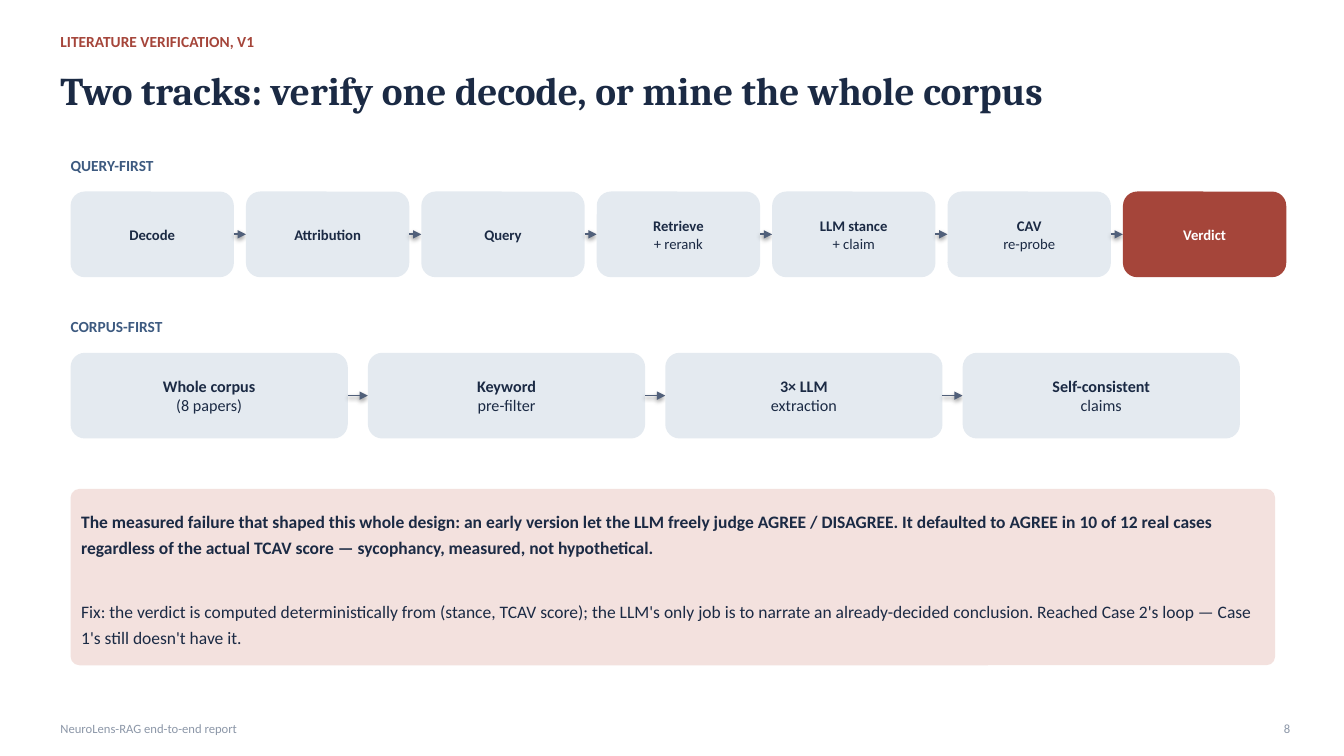
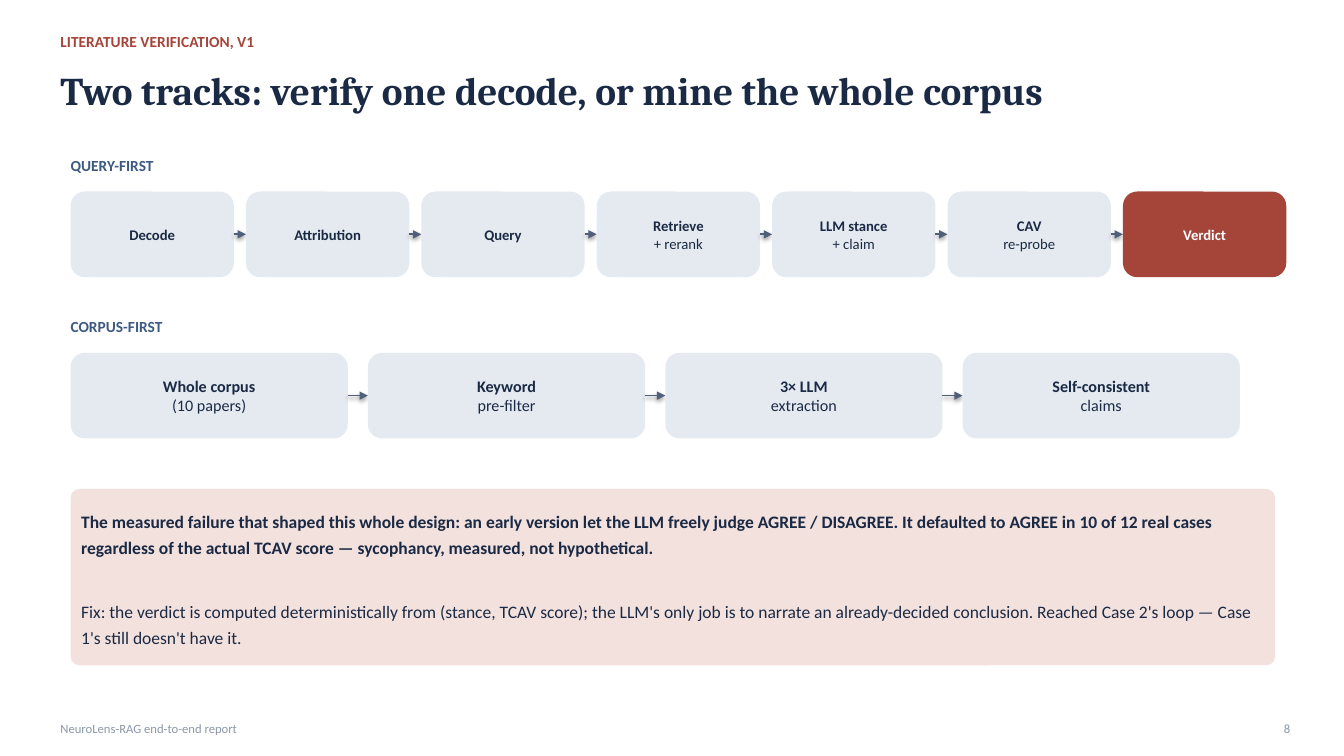
Before and after one commit to govinda-umd/NeuroLens-RAG, a slide deck: slide 9 of docs/NeuroLens-RAG-flowchart.pptx (slide 8 before the commit). Drawn at 1344x756 pixels with LibreOffice and Linux fonts; fonts in the diff are those of the drawing. Boxes give left, top, right and bottom in pixels: in the first picture for what was removed or moved away, otherwise in the second. Text is boxed around its words. In the diff, an @@ line names an element or a change of style, - is before the commit and + after.

Commit message:
Update flowchart deck: fix stale numbers (8->10 papers, final Bug1 count), reflect completed movie/SC extension, add 2 slides for the new baseline/ control battery and the retrieval-ladder + verification-precision audit.
Structural validation passed; LibreOffice unavailable in this environment
so visual rendering was not checked -- text-only edits, low risk, but
noting the gap rather than claiming a check that wasn't done.

```diff
--- a/docs/NeuroLens-RAG-flowchart.pptx
+++ b/docs/NeuroLens-RAG-flowchart.pptx
@@ text in rounded rectangle at (172,399,246,414): text changed @@
-(8 papers)
+(10 papers)
```
Also in this commit, not shown: 2 other slides changed, 2 slides added.
